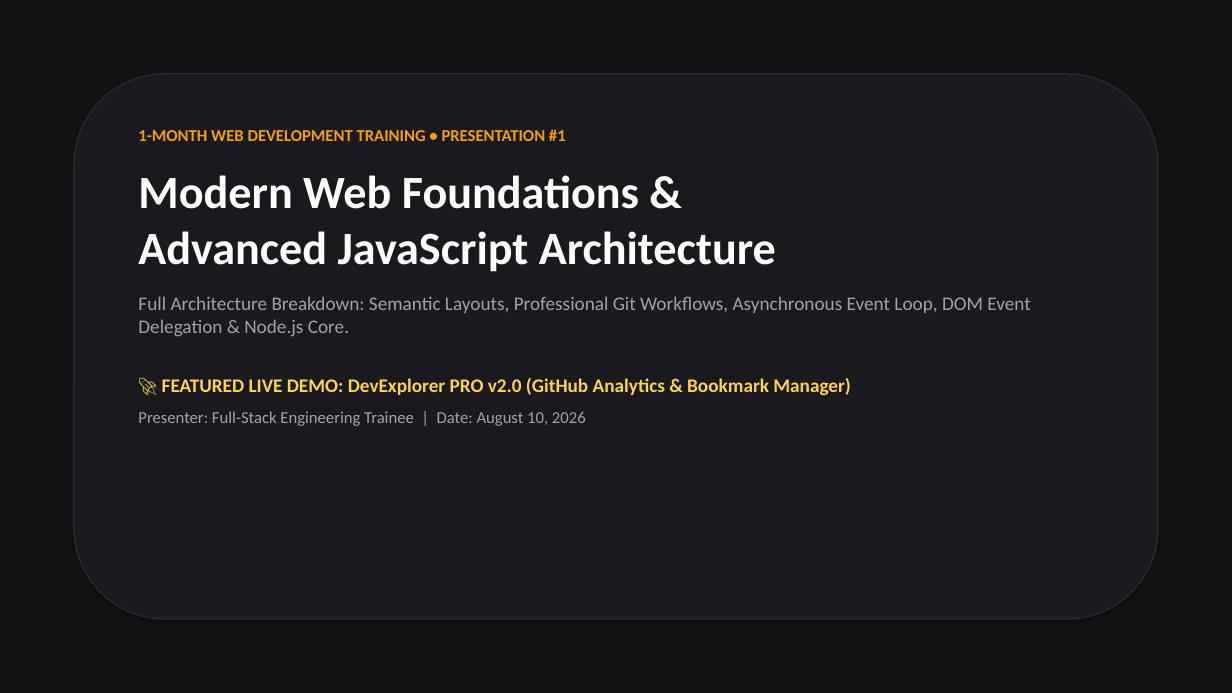
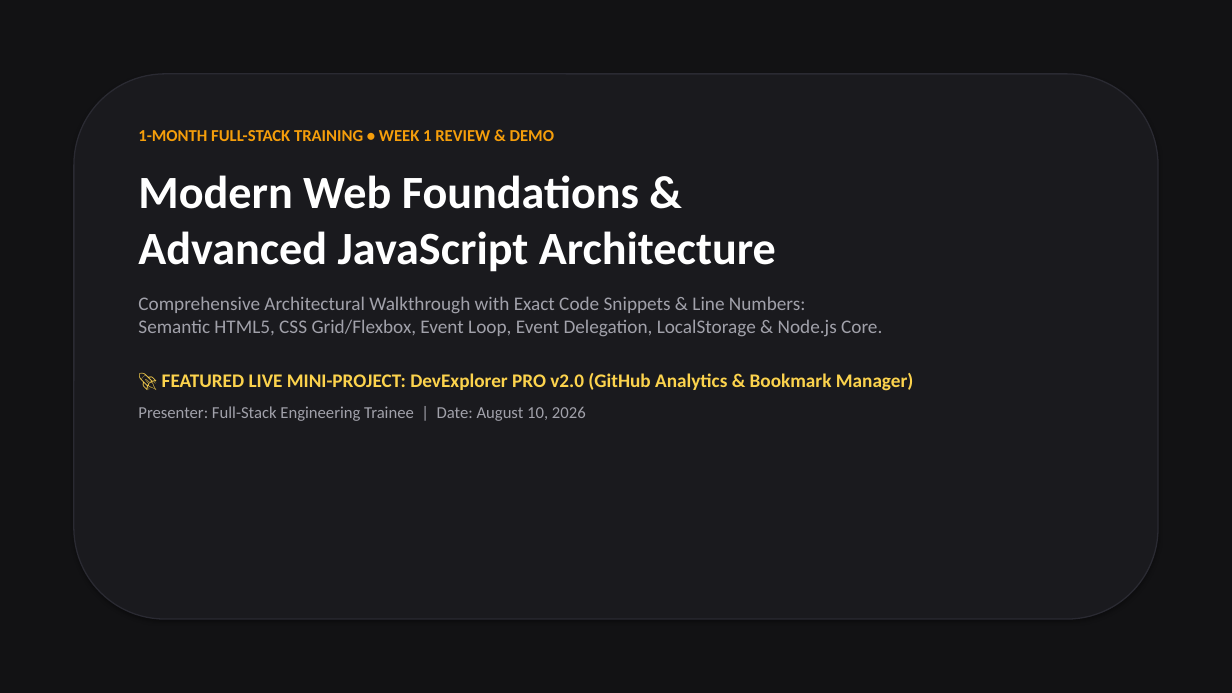
Before and after one commit to wasi-747/1-month-training-resources, a slide deck: slide 1 of Week_1_Presentation_Obsidian_Gold.pptx. Drawn at 1232x693 pixels with LibreOffice and Linux fonts; fonts in the diff are those of the drawing. Boxes give left, top, right and bottom in pixels: in the first picture for what was removed or moved away, otherwise in the second. Text is boxed around its words. In the diff, an @@ line names an element or a change of style, - is before the commit and + after.

Commit message:
feat: enhance Obsidian Gold PPTX with real code snippets, line numbers, and live demo cheat sheet

```diff
--- a/Week_1_Presentation_Obsidian_Gold.pptx
+++ b/Week_1_Presentation_Obsidian_Gold.pptx
@@ text at (138, 130, 554, 141): text changed @@
-1-MONTH WEB DEVELOPMENT TRAINING • PRESENTATION #1
+1-MONTH FULL-STACK TRAINING • WEEK 1 REVIEW & DEMO
@@ text at (138, 296, 914, 391): text changed @@
-Full Architecture Breakdown: Semantic Layouts, Professional Git Workflows, Asynchronous Event Loop, DOM Event Delegation & Node.js Core.
-🚀 FEATURED LIVE DEMO: DevExplorer PRO v2.0 (GitHub Analytics & Bookmark Manager)
+Comprehensive Architectural Walkthrough with Exact Code Snippets & Line Numbers:
+Semantic HTML5, CSS Grid/Flexbox, Event Loop, Event Delegation, LocalStorage & Node.js Core.
+🚀 FEATURED LIVE MINI-PROJECT: DevExplorer PRO v2.0 (GitHub Analytics & Bookmark Manager)
```
Also in this commit, not shown: 5 other slides changed, 4 slides added, 3 slides removed, 1 other file.
